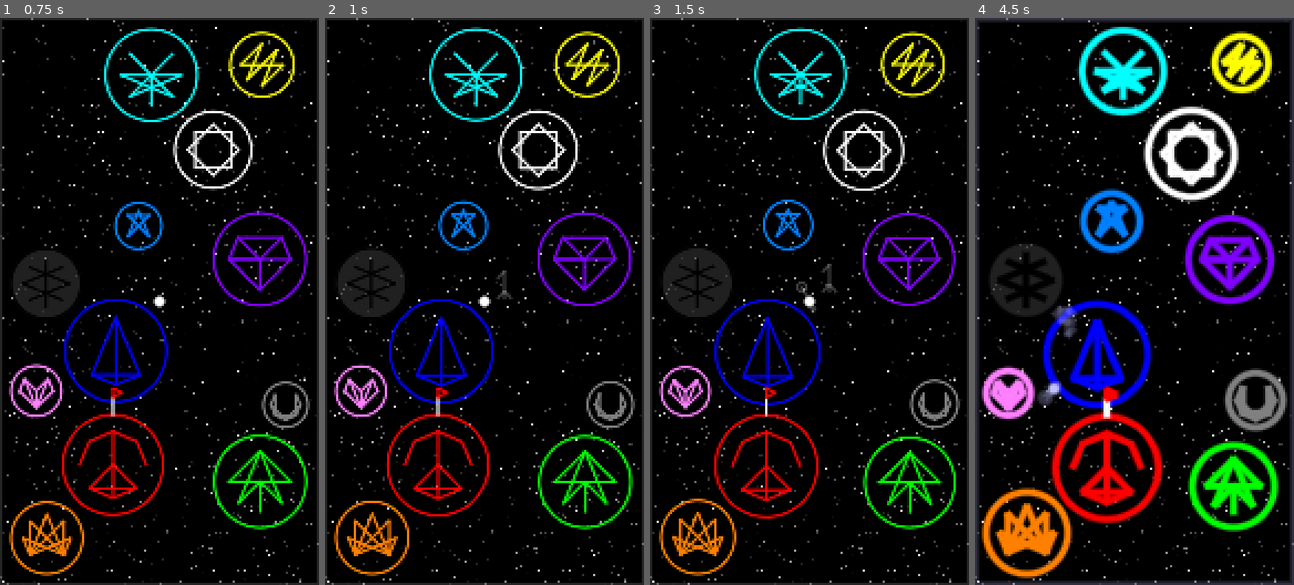
Above: before the commit, frames 1-4 (left to right).
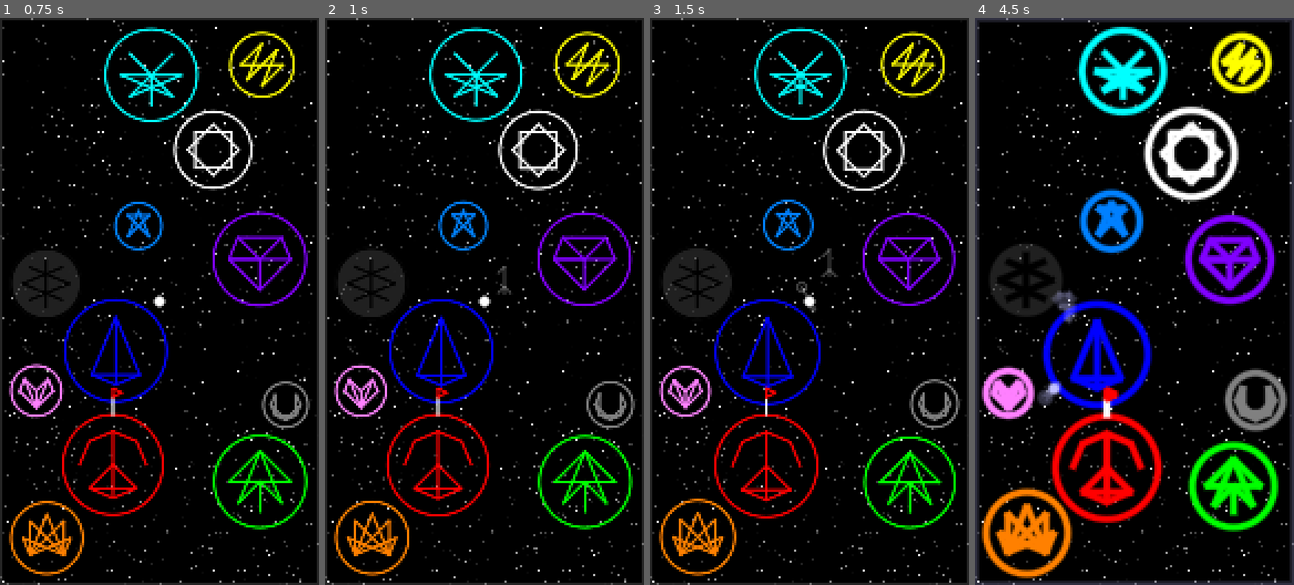
Above: after the commit, the same moments.

Repository: cursebinder22/space-golf-2d
Game: Godot game, scene res://main.tscn
The game is run twice, just before and just after one commit, with the same random seed, the same clock (stepped at 60 frames per second) and the same inputs.
Inputs (mouse positions are in pixels of both pictures, inside the frame that each line leads up to):
- Up to frame 1 (0.75 s): move the mouse to (229, 273) at 0.52 s; click (229, 273) at 0.67 s
- Up to frame 2 (1 s): no input
- Up to frame 3 (1.5 s): drag from (745, 329) to (793, 414) at 1.27 s
- Up to frame 4 (4.5 s): move the mouse to (1166, 176) at 2.02 s; click (1166, 176) at 2.17 s; drag from (1118, 414) to (1038, 216) at 2.77 s; move the mouse to (1230, 386) at 3.52 s; click (1230, 386) at 3.67 s; drag from (1038, 216) to (1086, 159) at 4.27 s

Frame 1 is identical in both runs. In frame 2, 0.1% of the frame differs, in the area x 53-60%, y 43-50%; in frame 3, 0.2%; in frame 4, 0.4%, in the area x 23-32%, y 48-57%.

Commit message:
Faster text drift speed, remove .aab file

Diff:
--- a/scripts/main.gd
+++ b/scripts/main.gd
@@ -41,7 +41,7 @@
 const bloom_fade_rate: float = .01
 const anti_alias: bool = true
 const default_text_height: float = 12.0
-const text_drift_speed: float = 0.1
+const text_drift_speed: float = 0.25
 const space = preload("res://space.png")
 var draw_launch_text: bool = false
 var launch_text_pos: Vector2 = Vector2.ZERO
@@ -156,7 +156,7 @@
 	if draw_launch_text:
 		launch_text_pos.y -= text_drift_speed
 	if draw_hole_text:
-		hole_text_pos.x += text_drift_speed
+		hole_text_pos.x += text_drift_speed * 4
 		if hole_text_pos.x > Global.game_width:
 			draw_hole_text = false
 
Not shown, changed: Space Golf 2D.aab
